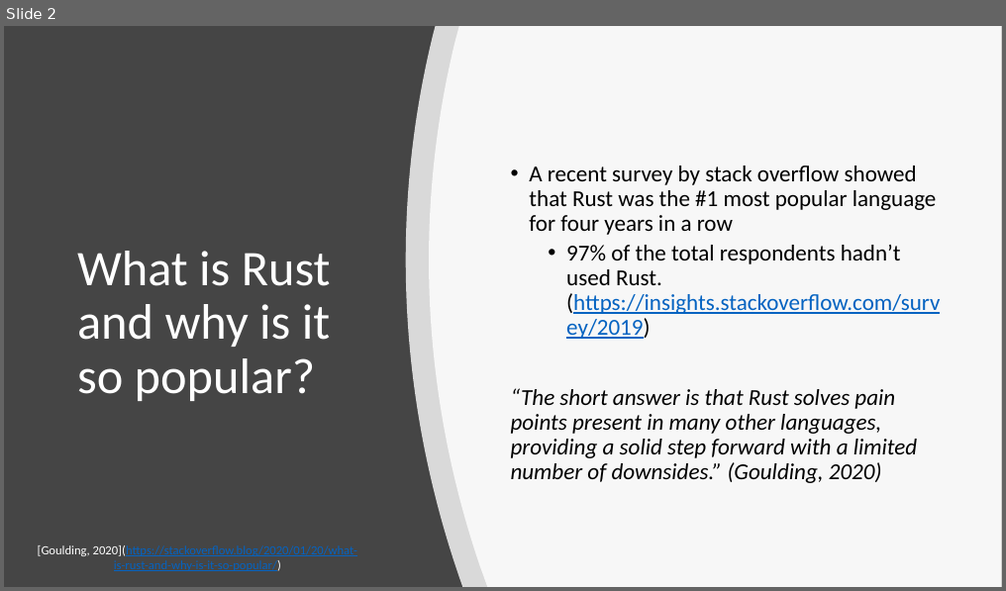
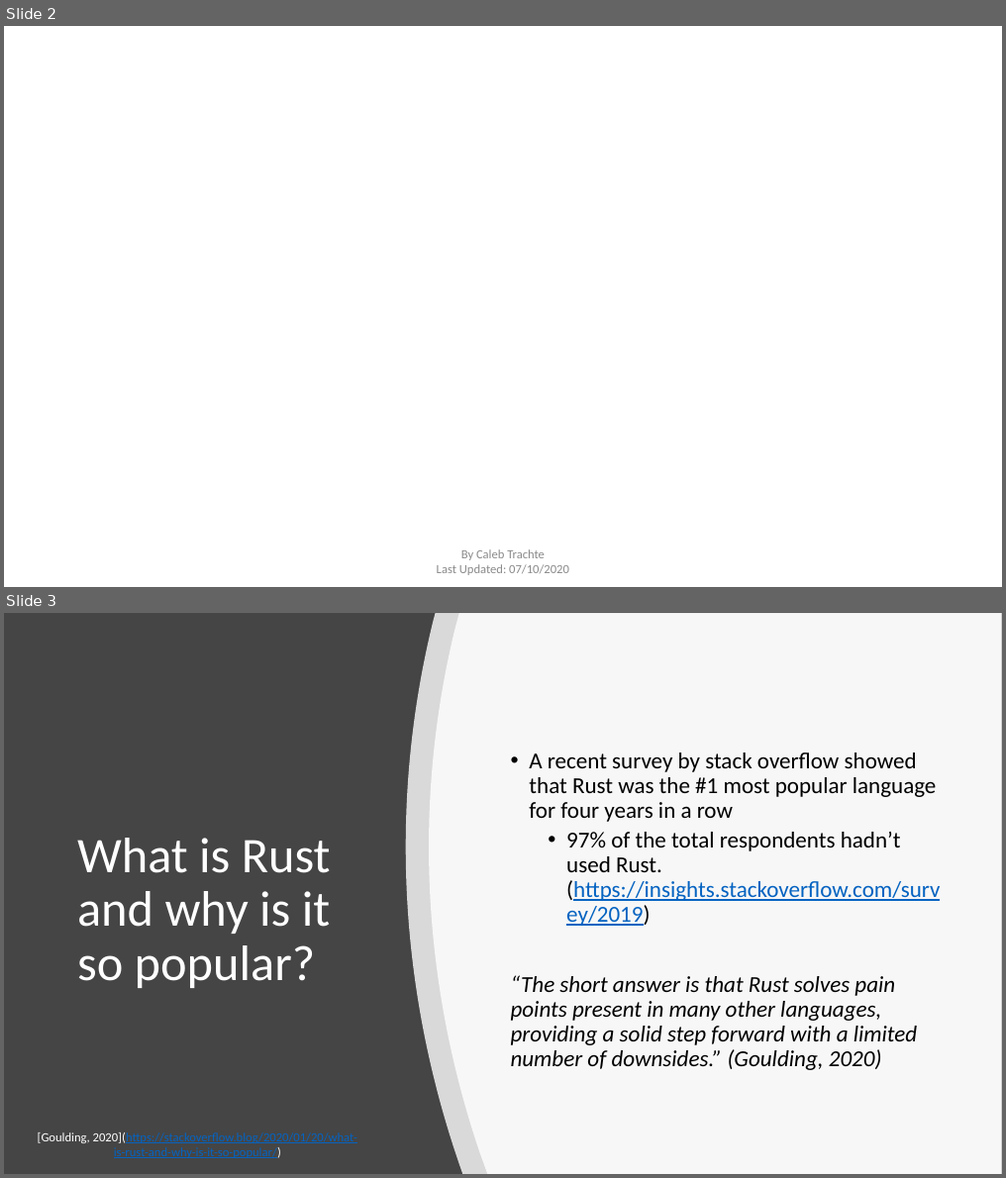
Before and after one commit to ctrachte/Rust-Tutorials, a slide deck: RustIntro.pptx. Shown one above the other, each under a label of ours: slide 2 before the commit, slides 2 and 3 after it. The pictures are 1006x591 and 1006x1178 pixels, drawn with LibreOffice and Linux fonts; fonts in the diff are those of the drawing; background and template pictures are left out. Boxes give left, top, right and bottom in pixels: in the first picture for what was removed or moved away, otherwise in the second. Text is boxed around its words. In the diff, an @@ line names an element or a change of style, - is before the commit and + after.

```diff
--- a/RustIntro.pptx
+++ b/RustIntro.pptx
@@ slide 2 added at bbox=[4, 26, 1002, 587], background picture (left out) @@
@@ text added at bbox=[437, 550, 569, 575], 12 pt, text #8C8C8C @@
+By Caleb Trachte
+Last Updated: 07/10/2020
@@ what was slide 2 is now slide 3 @@
```
Also in this commit, not shown: 1 other slide added, 1 other file.
